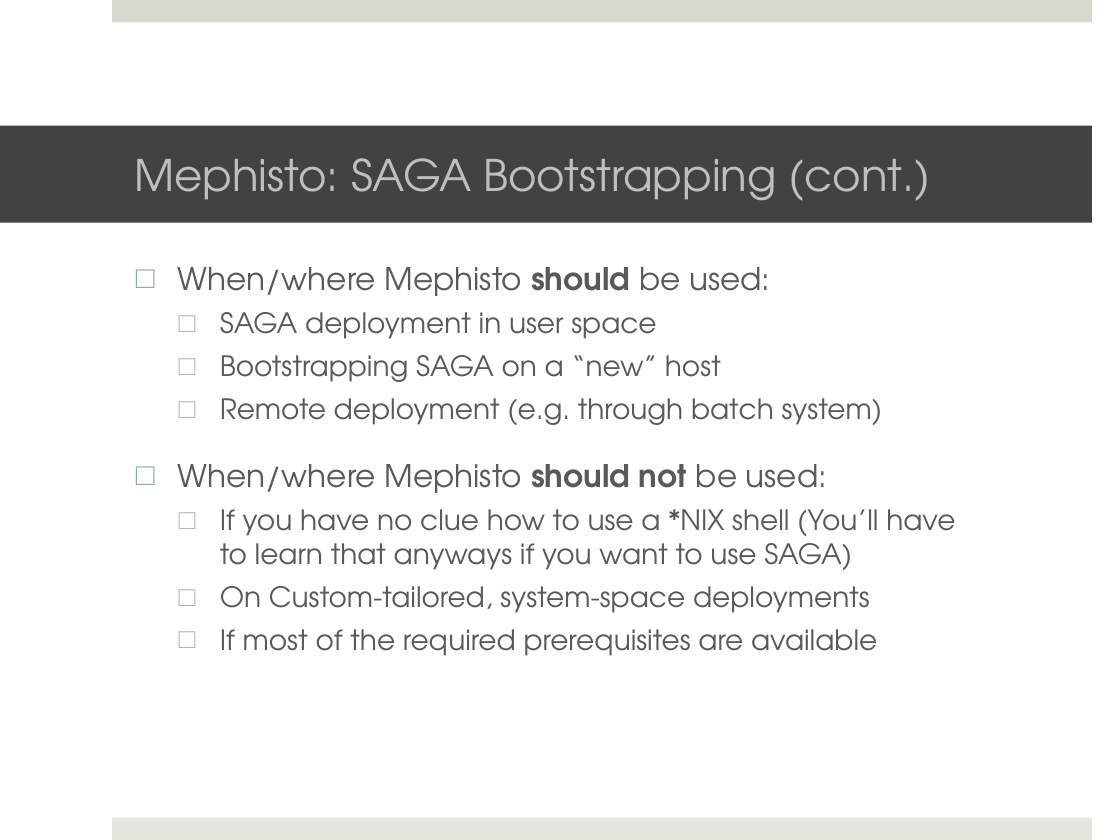
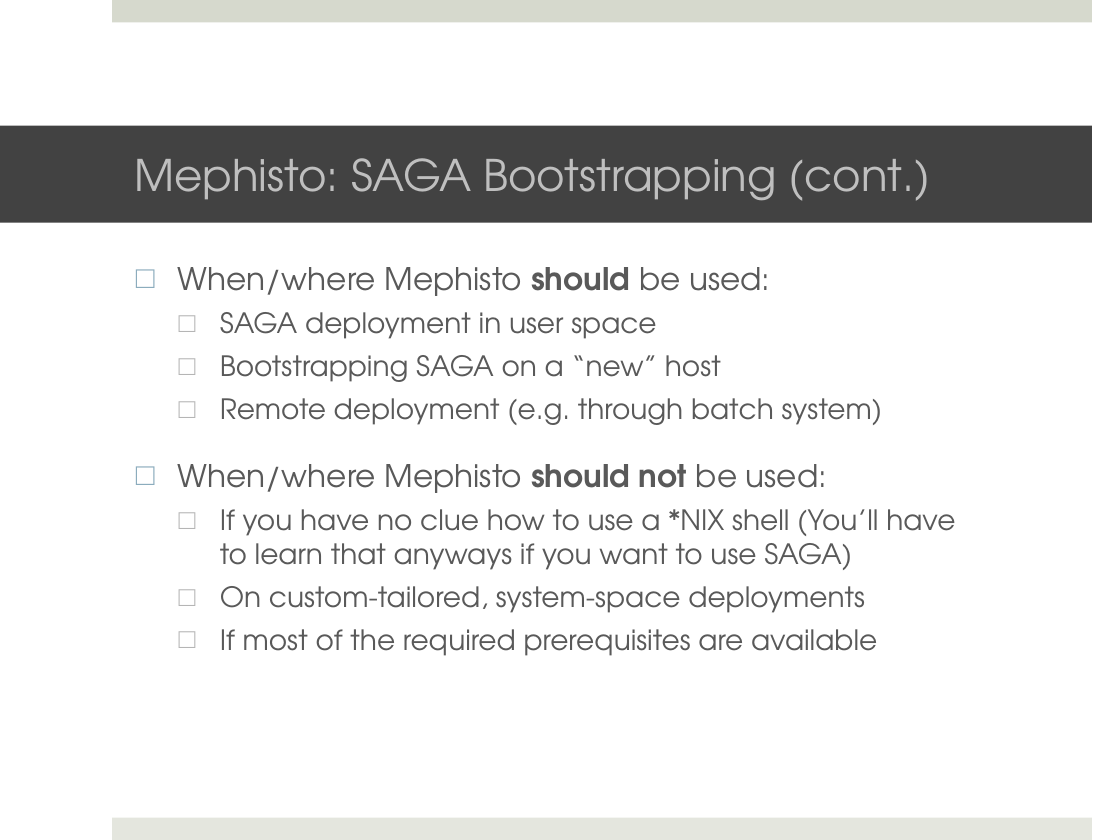
Before and after one commit to saga-project/saga-cpp-legacy-projects, a slide deck: slide 11 of tutorial/general_tutorial/Installation.pptx. Drawn at 1120x840 pixels with LibreOffice and Linux fonts; fonts in the diff are those of the drawing; background and template pictures are left out. Boxes give left, top, right and bottom in pixels: in the first picture for what was removed or moved away, otherwise in the second. Text is boxed around its words. In the diff, an @@ line names an element or a change of style, - is before the commit and + after.

Commit message:
Minor minor change ("C" --> "c")

```diff
--- a/tutorial/general_tutorial/Installation.pptx
+++ b/tutorial/general_tutorial/Installation.pptx
@@ text at (220,586,865,613): text changed @@
-  □ On Custom-tailored, system-space deployments
+  □ On custom-tailored, system-space deployments
```
